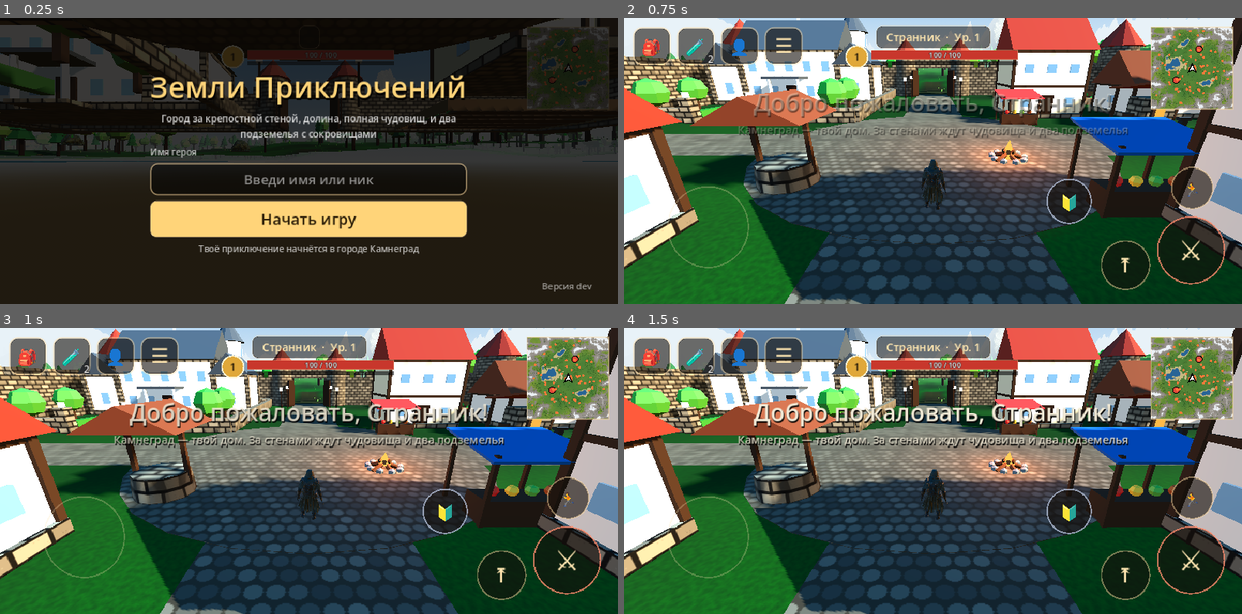
Above: before the commit, frames 1-4 (two rows, left to right).
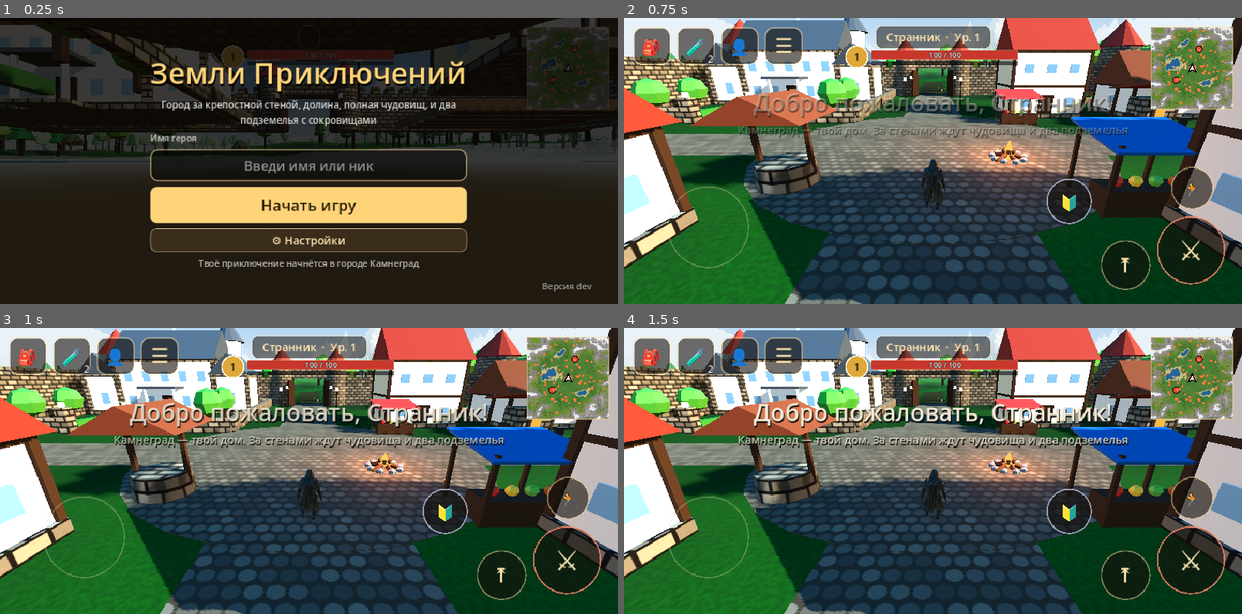
Above: after the commit, the same moments.

Repository: alexbl2802-hue/-
Game: Godot game, scene res://scenes/main.tscn
The game is run twice, just before and just after one commit, with the same random seed, the same clock (stepped at 60 frames per second) and the same inputs.
Inputs (mouse positions are in pixels of both pictures, inside the frame that each line leads up to):
- Up to frame 1 (0.25 s): no input
- Up to frame 2 (0.75 s): click "Начать игру" at 0.5 s
- Up to frame 3 (1 s): no input
- Up to frame 4 (1.5 s): move the mouse to (1068, 456) at 1.27 s; click (1068, 456) at 1.42 s

The runs differ from the first frame. In frame 1, 18% of the frame differs, in the area x 0-76%, y 14-88%; in frame 2, less than 0.1%; in frame 3, less than 0.1%; in frame 4, less than 0.1%.

Commit message:
Settings: camera sensitivity, shadows, view distance, FPS counter
- Settings window from the main menu (also reachable in game via the menu
  button); applied at once and saved to user://settings.cfg
- View distance changes camera range, fog and rock visibility; shadows can
  be switched off for weak phones; optional FPS counter
- README lists combo, block, gear, bosses, day and night, settings
- tests/settings.tscn

Co-Authored-By: Claude Opus 5.5 <noreply@anthropic.com>
Claude-Session: https://claude.ai/code/session_015UTJDXhzLMDcJkgb9pqccT

Diff:
--- a/godot/scripts/day_night.gd
+++ b/godot/scripts/day_night.gd
@@ -74,7 +74,7 @@
 	var dusk := (1.0 - smoothstep(0.0, 0.35, absf(el))) * d   # низкое солнце — тёплый свет
 	sun.light_energy = 1.3 * d
 	sun.light_color = WorldGen.hex(0xfff1d6).lerp(WorldGen.hex(0xffa860), dusk)
-	sun.shadow_enabled = d > 0.2
+	sun.shadow_enabled = d > 0.2 and Settings.shadows
 	moon.light_energy = 0.55 * (1.0 - d)
 	# Небо и туман
 	var top := WorldGen.hex(SKY_NIGHT[0]).lerp(WorldGen.hex(SKY_DAY[0]), d)
--- a/godot/scripts/hud.gd
+++ b/godot/scripts/hud.gd
@@ -144,6 +144,20 @@
 	Fx.update(dt)
 	_bars.queue_redraw()
 	_enemy_bars.queue_redraw()
+	if _fps_lbl and _fps_lbl.visible:
+		_fps_lbl.text = "%d кадр/с" % Engine.get_frames_per_second()
+
+## Счётчик кадров в секунду (настройка)
+var _fps_lbl: Label
+func show_fps(on: bool) -> void:
+	if not _fps_lbl:
+		_fps_lbl = Label.new()
+		_fps_lbl.add_theme_font_size_override("font_size", 12)
+		_fps_lbl.add_theme_color_override("font_color", Color("#9fff9f"))
+		_fps_lbl.position = Vector2(14, 70)
+		_fps_lbl.mouse_filter = Control.MOUSE_FILTER_IGNORE
+		add_child(_fps_lbl)
+	_fps_lbl.visible = on
 
 func set_status(text: String) -> void:
 	_status.text = text
--- a/godot/scripts/main.gd
+++ b/godot/scripts/main.gd
@@ -102,6 +102,10 @@
 	enemies.boss_killed.connect(func(e): hud.banner("%s повержен!" % e.T["name"], "Сундук с сокровищем открыт"))
 	Game.message.connect(func(t, c, p): Fx.text(t, p, c))
 
+	# Настройки: при изменении в окне сразу применяются
+	Settings.load_settings()
+	hud.menu.settings.changed.connect(apply_settings)
+	apply_settings()
 	# Смена дня и ночи
 	day_night = DayNight.new()
 	add_child(day_night)
@@ -151,7 +155,7 @@
 		_env.ambient_light_energy = 0.9
 		_env.fog_light_color = WorldGen.hex(0xb9d3e6)
 		_env.fog_depth_begin = 90.0
-		_env.fog_depth_end = 420.0
+		_env.fog_depth_end = Settings.VIEW[Settings.view]["fog"]
 		_sun.visible = true
 	else:
 		var cave: bool = DungeonDefs.LIST[m]["style"] == "cave"
@@ -166,6 +170,18 @@
 		_sun.visible = false
 	if _hero_light:
 		_hero_light.visible = m >= 0
+
+## Применить настройки: дальность прорисовки, тени, счётчик кадров
+func apply_settings() -> void:
+	var v: Dictionary = Settings.VIEW[Settings.view]
+	rig.camera.far = v["far"]
+	world.set_rock_view(v["rocks"])
+	if mode < 0:
+		_env.fog_depth_end = v["fog"]
+	_sun.shadow_enabled = Settings.shadows
+	if day_night:
+		day_night.apply()
+	hud.show_fps(Settings.show_fps)
 
 func _set_mode(m: int) -> void:
 	mode = m
--- /dev/null
+++ b/godot/scripts/settings.gd
@@ -0,0 +1,38 @@
+## Настройки игры: чувствительность камеры, тени, дальность прорисовки, счётчик кадров.
+## Хранятся отдельно от прогресса — в user://settings.cfg.
+class_name Settings
+extends RefCounted
+
+const PATH := "user://settings.cfg"
+## Дальность прорисовки: [камера, конец тумана, камни]
+const VIEW := [
+	{"name": "Ближе", "far": 450.0, "fog": 260.0, "rocks": 120.0},
+	{"name": "Обычно", "far": 1000.0, "fog": 420.0, "rocks": 200.0},
+	{"name": "Дальше", "far": 1500.0, "fog": 620.0, "rocks": 300.0},
+]
+
+static var cam_sens := 1.0
+static var shadows := true
+static var view := 1
+static var show_fps := false
+static var _loaded := false
+
+static func load_settings() -> void:
+	if _loaded:
+		return
+	_loaded = true
+	var cf := ConfigFile.new()
+	if cf.load(PATH) != OK:
+		return
+	cam_sens = clampf(float(cf.get_value("game", "cam_sens", 1.0)), 0.5, 2.0)
+	shadows = bool(cf.get_value("game", "shadows", true))
+	view = clampi(int(cf.get_value("game", "view", 1)), 0, VIEW.size() - 1)
+	show_fps = bool(cf.get_value("game", "show_fps", false))
+
+static func save_settings() -> void:
+	var cf := ConfigFile.new()
+	cf.set_value("game", "cam_sens", cam_sens)
+	cf.set_value("game", "shadows", shadows)
+	cf.set_value("game", "view", view)
+	cf.set_value("game", "show_fps", show_fps)
+	cf.save(PATH)
--- a/godot/scripts/touch_ui.gd
+++ b/godot/scripts/touch_ui.gd
@@ -169,8 +169,8 @@
 				rig.dist = clampf(rig.dist * _pinch_d / nd, 3.0, 16.0)
 				_pinch_d = nd
 			else:
-				rig.yaw -= (e.position.x - prev.x) * 0.0065
-				rig.pitch = clampf(rig.pitch + (e.position.y - prev.y) * 0.005, -0.25, 1.25)
+				rig.yaw -= (e.position.x - prev.x) * 0.0065 * Settings.cam_sens
+				rig.pitch = clampf(rig.pitch + (e.position.y - prev.y) * 0.005 * Settings.cam_sens, -0.25, 1.25)
 		get_viewport().set_input_as_handled()
 
 func _draw() -> void:
--- a/godot/scripts/ui/main_menu.gd
+++ b/godot/scripts/ui/main_menu.gd
@@ -5,6 +5,7 @@
 signal started(first: bool)
 
 var _name: LineEdit
+var settings: Control   # окно настроек (открывается из меню)
 var _main: Button
 var _new: Button
 var _info: Label
@@ -51,9 +52,15 @@
 	_new = UiKit.button("Новая игра", false, 15)
 	_new.pressed.connect(_on_new)
 	vb.add_child(_new)
+	var st := UiKit.button("⚙ Настройки", false, 15)
+	st.pressed.connect(func(): settings.open())
+	vb.add_child(st)
 	_info = UiKit.label("", 12, Color(1, 1, 1, 0.7))
 	_info.horizontal_alignment = HORIZONTAL_ALIGNMENT_CENTER
 	vb.add_child(_info)
+	settings = preload("res://scripts/ui/settings_panel.gd").new()
+	settings.visible = false
+	add_child(settings)
 	# Номер версии в углу — чтобы видеть, какая сборка установлена (его прописывает сборка APK)
 	var ver := UiKit.label("Версия " + str(ProjectSettings.get_setting("application/config/version", "dev")), 12, Color(1, 1, 1, 0.55))
 	ver.set_anchors_and_offsets_preset(Control.PRESET_BOTTOM_RIGHT)
--- /dev/null
+++ b/godot/scripts/ui/settings_panel.gd
@@ -0,0 +1,87 @@
+## Окно настроек: чувствительность камеры, тени, дальность прорисовки, счётчик кадров.
+## Работает и поверх главного меню (игра на паузе).
+extends Control
+
+signal changed
+signal closed
+
+var _sens_lbl: Label
+var _sens: HSlider
+var _shadows: Button
+var _fps: Button
+var _view_btns: Array = []
+
+func _ready() -> void:
+	process_mode = Node.PROCESS_MODE_ALWAYS
+	var vb := UiKit.modal(self, close)
+	var head := HBoxContainer.new()
+	head.add_theme_constant_override("separation", 12)
+	vb.add_child(head)
+	var title := UiKit.label("⚙ Настройки", 18, UiKit.GOLD)
+	title.size_flags_horizontal = Control.SIZE_EXPAND_FILL
+	head.add_child(title)
+	var x := UiKit.button("✕")
+	x.pressed.connect(close)
+	head.add_child(x)
+	# Чувствительность камеры
+	_sens_lbl = UiKit.label("", 14)
+	vb.add_child(_sens_lbl)
+	_sens = HSlider.new()
+	_sens.min_value = 0.5
+	_sens.max_value = 2.0
+	_sens.step = 0.1
+	_sens.custom_minimum_size = Vector2(420, 32)
+	_sens.value_changed.connect(func(v):
+		Settings.cam_sens = v
+		_apply())
+	vb.add_child(_sens)
+	# Дальность прорисовки
+	vb.add_child(UiKit.label("Дальность прорисовки", 14))
+	var row := HBoxContainer.new()
+	row.add_theme_constant_override("separation", 8)
+	vb.add_child(row)
+	for i in Settings.VIEW.size():
+		var b := UiKit.button(Settings.VIEW[i]["name"], false, 14)
+		b.custom_minimum_size = Vector2(130, 40)
+		var k := i
+		b.pressed.connect(func():
+			Settings.view = k
+			_apply())
+		row.add_child(b)
+		_view_btns.append(b)
+	# Тени и счётчик кадров
+	_shadows = UiKit.button("", false, 14)
+	_shadows.custom_minimum_size = Vector2(0, 40)
+	_shadows.pressed.connect(func():
+		Settings.shadows = not Settings.shadows
+		_apply())
+	vb.add_child(_shadows)
+	_fps = UiKit.button("", false, 14)
+	_fps.custom_minimum_size = Vector2(0, 40)
+	_fps.pressed.connect(func():
+		Settings.show_fps = not Settings.show_fps
+		_apply())
+	vb.add_child(_fps)
+	vb.add_child(UiKit.label("Слабый телефон: выключите тени и выберите «Ближе»", 11, Color(1, 1, 1, 0.6)))
+
+func open() -> void:
+	_sens.set_value_no_signal(Settings.cam_sens)
+	_render()
+	visible = true
+
+func close() -> void:
+	visible = false
+	closed.emit()
+
+func _apply() -> void:
+	Settings.save_settings()
+	_render()
+	changed.emit()
+
+func _render() -> void:
+	_sens_lbl.text = "Чувствительность камеры: ×%s" % String.num(Settings.cam_sens, 1)
+	for i in _view_btns.size():
+		var b: Button = _view_btns[i]
+		b.text = ("● " if i == Settings.view else "") + Settings.VIEW[i]["name"]
+	_shadows.text = "Тени: " + ("вкл" if Settings.shadows else "выкл")
+	_fps.text = "Счётчик кадров: " + ("вкл" if Settings.show_fps else "выкл")
--- a/godot/scripts/world.gd
+++ b/godot/scripts/world.gd
@@ -10,6 +10,12 @@
 var _fire_light: OmniLight3D
 var _fire_flame: MeshInstance3D
 var _time := 0.0
+var _rock_nodes: Array = []
+
+## Дальность видимости камней (настройка «Дальность прорисовки»)
+func set_rock_view(d: float) -> void:
+	for n in _rock_nodes:
+		(n as GeometryInstance3D).visibility_range_end = d
 
 ## Камни и горы — модели Meshy (tools/prepare_models.py env)
 const ROCK_SMALL := "res://models/rock_small.glb"                                  # Mossy Stone Outcrop
@@ -256,6 +262,7 @@
 		mmi.multimesh = mm
 		mmi.visibility_range_end = ROCK_VIEW
 		add_child(mmi)
+		_rock_nodes.append(mmi)
 
 func _tree_collider(body: StaticBody3D, pos: Vector3, r: float) -> void:
 	var shape := CylinderShape3D.new()
--- /dev/null
+++ b/godot/tests/settings.gd
@@ -0,0 +1,48 @@
+## Настройки: окно, применение (дальность, тени, счётчик кадров, камера) и сохранение.
+## Запуск: godot --path godot res://tests/settings.tscn -- <папка>
+extends Node
+
+var ok := true
+
+func _ready() -> void:
+	var out: String = OS.get_cmdline_user_args()[0] + "/"
+	var main: Node = load("res://scenes/main.tscn").instantiate()
+	add_child(main)
+	while main.hero == null or main.hud == null or main.day_night == null:
+		await get_tree().process_frame
+	await get_tree().process_frame
+	var menu: Control = main.hud.menu
+	menu.settings.open()
+	for i in 6:
+		await get_tree().process_frame
+	get_viewport().get_texture().get_image().save_png(out + "settings.png")
+	# Меняем: дальность «Ближе», тени выкл, счётчик кадров вкл, чувствительность ×1.5
+	menu.settings._view_btns[0].pressed.emit()
+	menu.settings._shadows.pressed.emit()
+	menu.settings._fps.pressed.emit()
+	menu.settings._sens.value = 1.5
+	await get_tree().process_frame
+	_check("view applied", is_equal_approx(main.rig.camera.far, 450.0) and is_equal_approx(main.world._rock_nodes[0].visibility_range_end, 120.0), "far %s" % main.rig.camera.far)
+	_check("shadows off", not main._sun.shadow_enabled and not Settings.shadows, "")
+	_check("fps shown", main.hud._fps_lbl.visible, "")
+	_check("sens", is_equal_approx(Settings.cam_sens, 1.5), str(Settings.cam_sens))
+	var cf := ConfigFile.new()
+	_check("saved", cf.load(Settings.PATH) == OK and int(cf.get_value("game", "view")) == 0 and not bool(cf.get_value("game", "shadows")), "")
+	get_viewport().get_texture().get_image().save_png(out + "settings_changed.png")
+	menu.settings.close()
+	menu._on_main()
+	for i in 20:
+		await get_tree().process_frame
+	get_viewport().get_texture().get_image().save_png(out + "settings_game.png")
+	# Вернуть как было
+	Settings.view = 1
+	Settings.shadows = true
+	Settings.show_fps = false
+	Settings.cam_sens = 1.0
+	Settings.save_settings()
+	print("RESULT: ", "ALL OK" if ok else "FAILED")
+	get_tree().quit()
+
+func _check(name: String, cond: bool, info: String) -> void:
+	print(("OK   " if cond else "FAIL ") + name + "  " + info)
+	ok = ok and cond
--- /dev/null
+++ b/godot/tests/settings.tscn
@@ -0,0 +1,6 @@
+[gd_scene format=3]
+
+[ext_resource type="Script" path="res://tests/settings.gd" id="1"]
+
+[node name="SettingsTest" type="Node"]
+script = ExtResource("1")
Not shown, added: godot/scripts/settings.gd.uid
Not shown, added: godot/scripts/ui/settings_panel.gd.uid
Not shown, added: godot/tests/daynight.gd.uid
